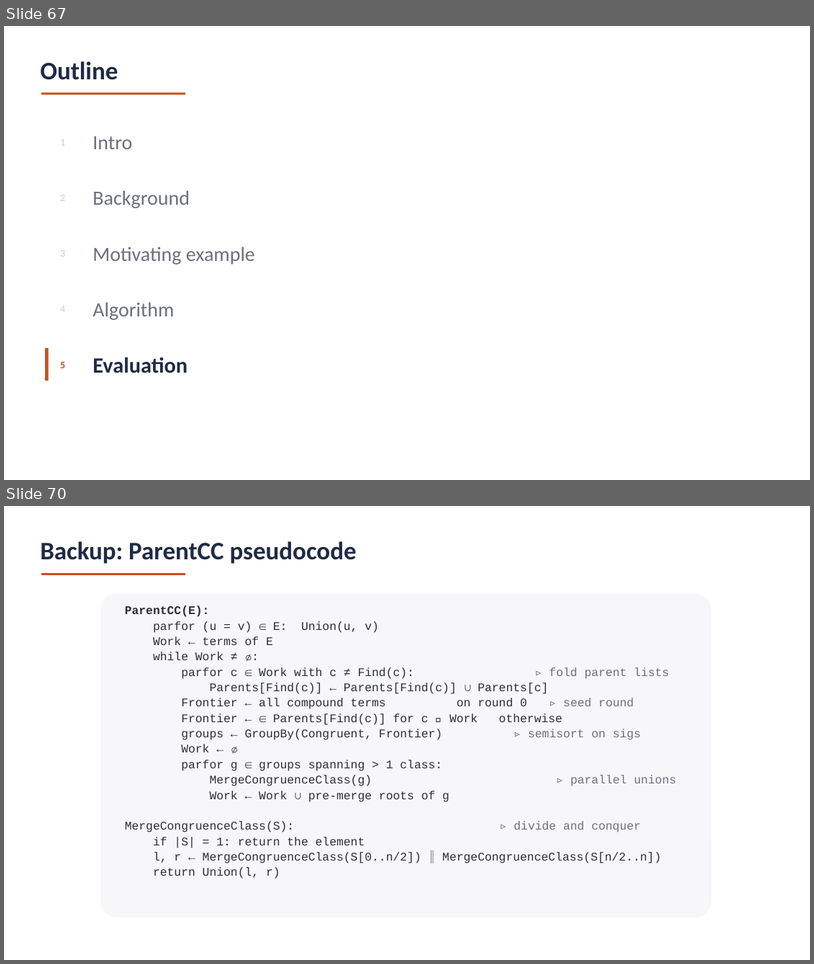
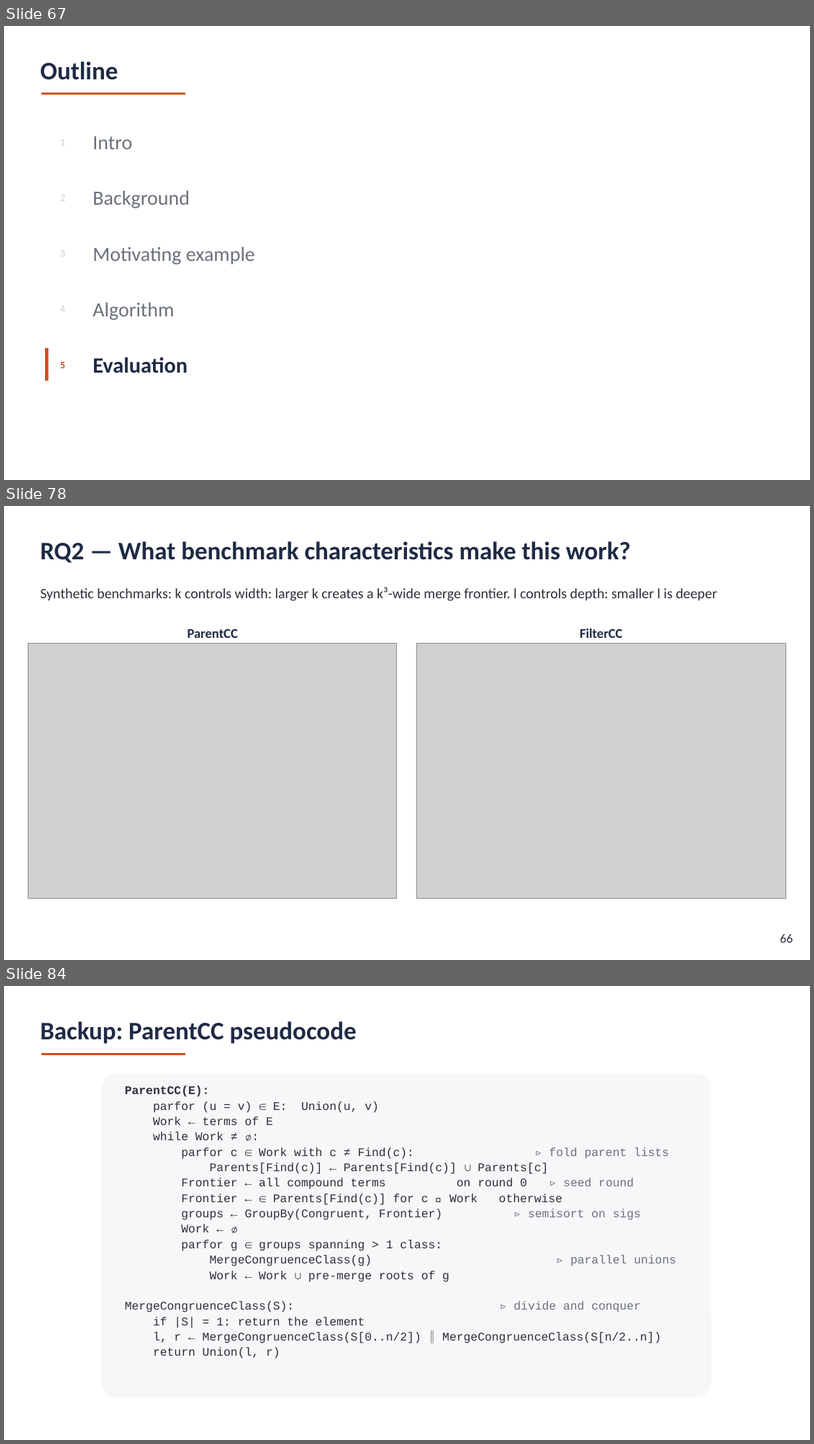
Before and after one commit to amarshah1/parallelcc-paper, a slide deck: slides/parallelcc-part1-version-2.pptx. Shown one above the other, each under a label of ours: slides 67 and 70 before the commit, slides 67, 78 and 84 after it; the slides between them are not shown. The pictures are 814x964 and 814x1444 pixels, drawn with LibreOffice and Linux fonts; fonts in the diff are those of the drawing; grey boxes stand for pictures. Boxes give left, top, right and bottom in pixels: in the first picture for what was removed or moved away, otherwise in the second. Text is boxed around its words. In the diff, an @@ line names an element or a change of style, - is before the commit and + after.

```diff
--- a/slides/parallelcc-part1-version-2.pptx
+++ b/slides/parallelcc-part1-version-2.pptx
@@ slide 78 added at (x1=4, y1=506, x2=810, y2=960), background #FFFFFF @@
@@ text added at (x1=40, y1=541, x2=631, y2=563), 30 pt, text #1F2A44, bold @@
+RQ2 — What benchmark characteristics make this work?
@@ text added at (x1=40, y1=587, x2=718, y2=601), 17 pt, text #2B2F36 @@
+Synthetic benchmarks: k controls width: larger k creates a k³-wide merge frontier. l controls depth: smaller l is deeper
@@ text added at (x1=188, y1=628, x2=238, y2=638), 16 pt, text #1F2A44, bold @@
+ParentCC
@@ text added at (x1=580, y1=628, x2=623, y2=638), 16 pt, text #1F2A44, bold @@
+FilterCC
@@ picture added at (x1=28, y1=644, x2=397, y2=898) @@
@@ picture added at (x1=417, y1=644, x2=786, y2=898) @@
@@ text added at (x1=780, y1=934, x2=793, y2=942), 15 pt, text #2B2F36 @@
+66
@@ what was slide 70 is now slide 84 @@
```
Also in this commit, not shown: 2 slides changed, 14 other slides added, 1 slide removed.
